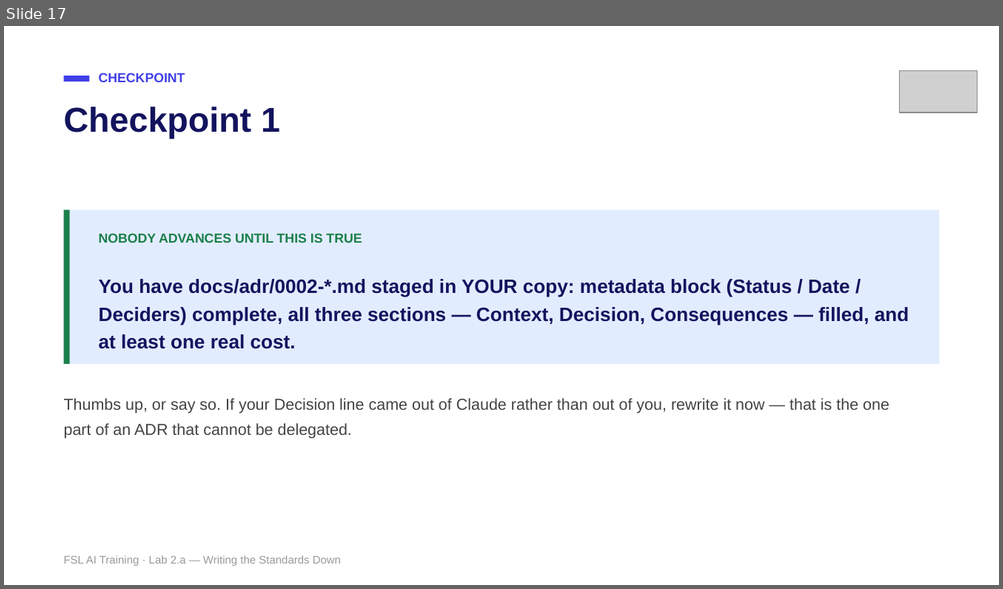
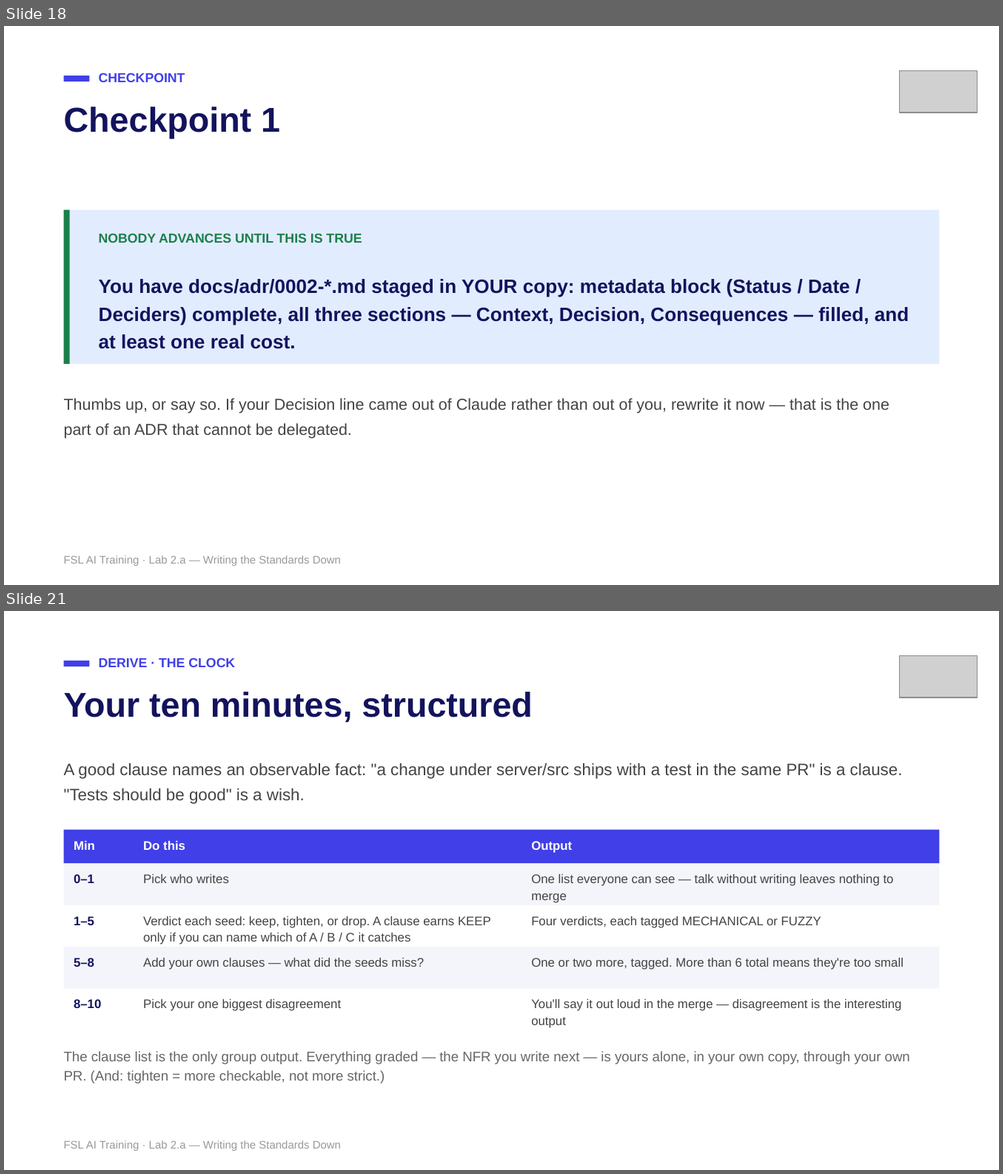
Before and after one commit to mike-tajmajer-fullstacklabs/fsl-taskboard-lab, a slide deck: docs/instructor/lab-2a-writing-the-standards-down.pptx. Shown one above the other, each under a label of ours: slide 17 before the commit, slides 18 and 21 after it; the slides between them are not shown. The pictures are 1003x589 and 1003x1174 pixels, drawn with LibreOffice and Linux fonts; fonts in the diff are those of the drawing; grey boxes stand for pictures. Boxes give left, top, right and bottom in pixels: in the first picture for what was removed or moved away, otherwise in the second. Text is boxed around its words. In the diff, an @@ line names an element or a change of style, - is before the commit and + after.

```diff
--- a/docs/instructor/lab-2a-writing-the-standards-down.pptx
+++ b/docs/instructor/lab-2a-writing-the-standards-down.pptx
@@ slide 21 added at box(4, 611, 999, 1170), background #FFFFFF @@
@@ rectangle added at box(64, 661, 90, 667), fill #403FE8 @@
@@ text added at box(99, 658, 235, 667), 9.5 pt, text #403FE8, bold @@
+DERIVE · THE CLOCK
@@ picture added at box(899, 655, 976, 698) @@
@@ text added at box(64, 692, 532, 723), 25 pt, text #13135E, bold @@
+Your ten minutes, structured
@@ text added at box(64, 763, 902, 804), 12 pt, text #434343 @@
+A good clause names an observable fact: "a change under server/src ships with a test in the same PR" is a clause. "Tests should be good" is a wish.
@@ rectangle added at box(64, 830, 939, 863), fill #403FE8 @@
@@ text added at box(74, 841, 95, 850), 9 pt, text #FFFFFF, bold @@
+Min
@@ text added at box(143, 841, 185, 850), 9 pt, text #FFFFFF, bold @@
+Do this
@@ text added at box(531, 841, 572, 853), 9 pt, text #FFFFFF, bold @@
+Output
@@ rectangle added at box(64, 863, 939, 906), fill #F4F5FB @@
@@ text added at box(74, 874, 94, 883), 9 pt, text #13135E, bold @@
+0–1
@@ text added at box(143, 874, 229, 883), 9 pt, text #434343 @@
+Pick who writes
@@ text added at box(531, 874, 893, 903), 9 pt, text #434343 @@
+One list everyone can see — talk without writing leaves nothing to merge
@@ rectangle added at box(64, 906, 939, 947), fill #FFFFFF @@
@@ text added at box(74, 917, 94, 925), 9 pt, text #13135E, bold @@
+1–5
@@ text added at box(143, 917, 491, 945), 9 pt, text #434343 @@
+Verdict each seed: keep, tighten, or drop. A clause earns KEEP only if you can name which of A / B / C it catches
@@ text added at box(531, 917, 821, 928), 9 pt, text #434343 @@
+Four verdicts, each tagged MECHANICAL or FUZZY
@@ rectangle added at box(64, 947, 939, 989), fill #F4F5FB @@
@@ text added at box(74, 958, 94, 967), 9 pt, text #13135E, bold @@
+5–8
@@ text added at box(143, 958, 424, 970), 9 pt, text #434343 @@
+Add your own clauses — what did the seeds miss?
@@ text added at box(531, 958, 903, 970), 9 pt, text #434343 @@
+One or two more, tagged. More than 6 total means they're too small
@@ rectangle added at box(64, 989, 939, 1031), fill #FFFFFF @@
@@ text added at box(74, 999, 101, 1008), 9 pt, text #13135E, bold @@
+8–10
@@ text added at box(143, 999, 341, 1011), 9 pt, text #434343 @@
+Pick your one biggest disagreement
@@ text added at box(531, 999, 902, 1028), 9 pt, text #434343 @@
+You'll say it out loud in the merge — disagreement is the interesting output
@@ text added at box(64, 1051, 910, 1084), 10 pt, text #666666 @@
+The clause list is the only group output. Everything graded — the NFR you write next — is yours alone, in your own copy, through your own PR. (And: tighten = more checkable, not more strict.)
@@ text added at box(64, 1141, 341, 1151), 8 pt, text #999999 @@
+FSL AI Training · Lab 2.a — Writing the Standards Down
@@ what was slide 17 is now slide 18 @@
```
Also in this commit, not shown: 6 slides changed, 1 other slide added, 6 other files.
